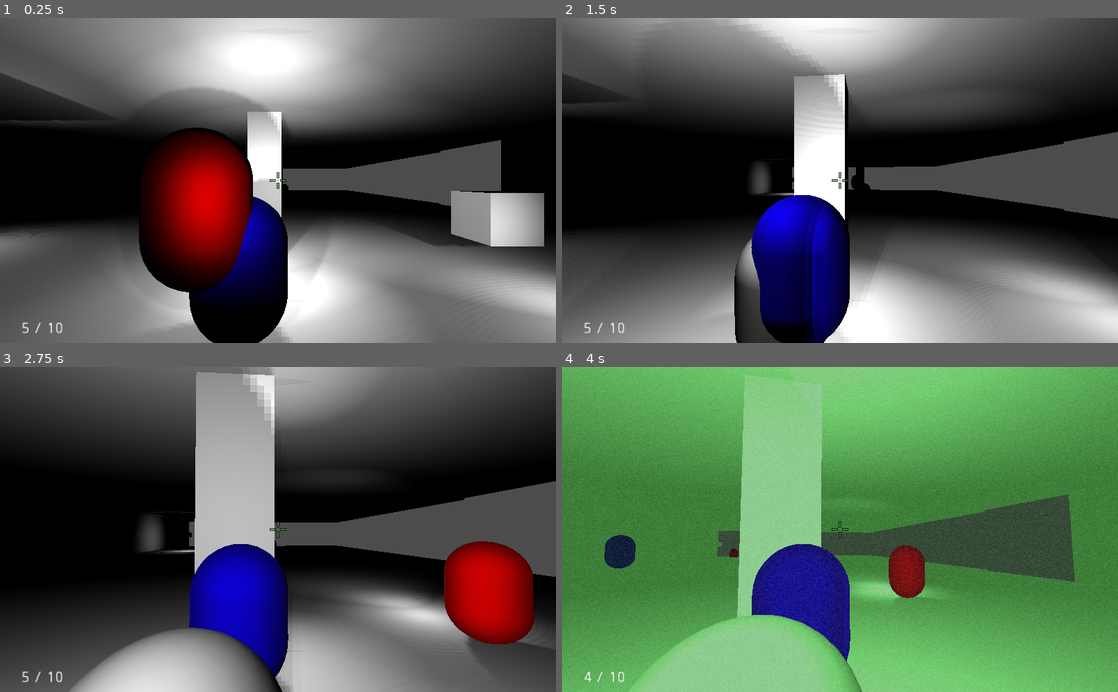
Above: before the commit, frames 1-4 (two rows, left to right).
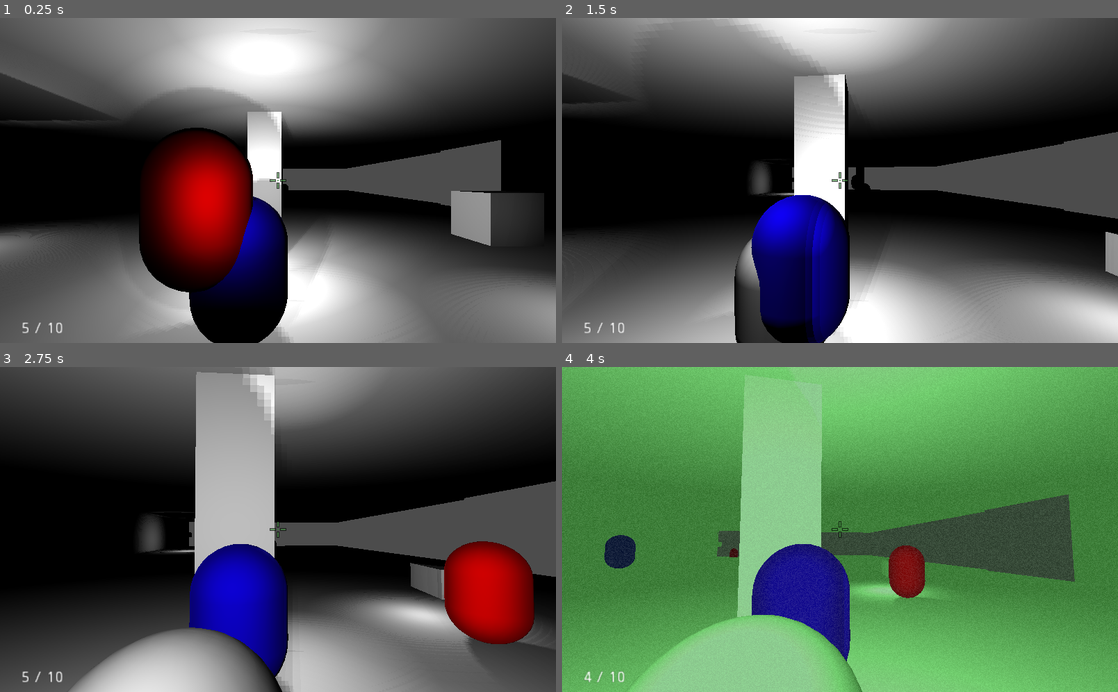
Above: after the commit, the same moments.

Repository: brennosouza/VS-Stealth
Game: Godot game, scene res://scenes/levels/test_level.tscn
Same seed, same stepped clock (60 frames per second), same inputs: the game is played once before the commit and once after it.
Inputs (mouse positions are in pixels of both pictures, inside the frame that each line leads up to):
- Up to frame 1 (0.25 s): no input
- Up to frame 2 (1.5 s): move the mouse to (867, 180) at 0.52 s; hold Ctrl (crouch) 0.53-1.28 s; hold Up (ui_up) from 0.53 s (still down); move the mouse to (812, 180) at 1.27 s; tap F (flashlight) at 1.35 s
- Up to frame 3 (2.75 s): keep holding Up (ui_up); move the mouse to (289, 523) at 2.02 s; tap E (interact) at 2.1 s
- Up to frame 4 (4 s): keep holding Up (ui_up); move the mouse to (834, 536) at 2.77 s; tap N (nightvision) at 2.85 s; move the mouse to (878, 532) at 3.52 s; click (878, 532) at 3.6 s

The runs differ from the first frame. In frame 1, 6.3% of the frame differs, in the area x 50-100%, y 53-92%; in frame 2, 3.6%; in frame 3, 1.6%; in frame 4, 0.1%.

Commit message:
Rotação de patrulha com slerp do basis

Diff:
--- a/scenes/characters/Enemy.gd
+++ b/scenes/characters/Enemy.gd
@@ -7,6 +7,7 @@
 var patrol_index = 0
 var velocity = Vector3.ZERO
 
+onready var dummyrotation = $DummyRotation
 export var patrol_rotate_speed = 0.5
 export var fast_rotate_speed = 0.3
 var rotate_speed = patrol_rotate_speed
@@ -33,12 +34,15 @@
 	var direction = target - global_transform.origin
 
 	#Codigo de virar para a direção sem tween
-	look_at(global_transform.origin + velocity,Vector3.UP)
+#	look_at(global_transform.origin + velocity,Vector3.UP)
 
-#	global_transform.basis = global_transform.basis.slerp(
-#		global_transform.looking_at(target, Vector3.UP).basis, delta * 5.0 )
-#	rotation_degrees.x = 0
-#	rotation_degrees.z = 0
+#	$DummyRotation.look_at(global_transform.origin + velocity,Vector3.UP)
+#	transform.interpolate_with(dummyrotation.transform, 1)
+
+	global_transform.basis = global_transform.basis.slerp(
+		global_transform.looking_at(global_transform.origin + velocity, Vector3.UP).basis, delta * 5.0 )
+	rotation_degrees.x = 0
+	rotation_degrees.z = 0
 
 #	var transform_to_rotate = self.global_transform.looking_at(global_transform.origin + velocity,Vector3.UP)
 #	tween.interpolate_property(self, "transform:basis", self.transform.basis, transform_to_rotate.basis, fast_rotate_speed, Tween.TRANS_LINEAR, Tween.EASE_IN)
--- a/scenes/characters/Enemy.tscn
+++ b/scenes/characters/Enemy.tscn
@@ -1,8 +1,21 @@
-[gd_scene load_steps=7 format=2]
+[gd_scene load_steps=10 format=2]
 
 [ext_resource path="res://scenes/guns/Gun.tscn" type="PackedScene" id=1]
 [ext_resource path="res://audio/footstep.wav" type="AudioStream" id=2]
 [ext_resource path="res://scenes/characters/Enemy.gd" type="Script" id=3]
+
+[sub_resource type="PrismMesh" id=4]
+size = Vector3( 1, 2, 1 )
+
+[sub_resource type="CylinderMesh" id=5]
+top_radius = 0.354
+bottom_radius = 0.5
+height = 1.5
+radial_segments = 6
+rings = 3
+
+[sub_resource type="PrismMesh" id=6]
+size = Vector3( 1, 1, 1 )
 
 [sub_resource type="SpatialMaterial" id=1]
 albedo_color = Color( 1, 0, 0, 1 )
@@ -16,6 +29,20 @@
 
 [node name="KinematicBody" type="KinematicBody" parent="."]
 script = ExtResource( 3 )
+
+[node name="DummyRotation" type="MeshInstance" parent="KinematicBody"]
+transform = Transform( 1, 0, 0, 0, -4.37114e-08, 1, 0, -1, -4.37114e-08, 0, 0, -2 )
+mesh = SubResource( 4 )
+material/0 = null
+
+[node name="DummyRotation3" type="CSGMesh" parent="KinematicBody"]
+transform = Transform( 1, 0, 0, 0, -4.37114e-08, 1, 0, -1, -4.37114e-08, 0, 0, -2 )
+visible = false
+mesh = SubResource( 5 )
+
+[node name="CSGMesh" type="CSGMesh" parent="KinematicBody/DummyRotation3"]
+transform = Transform( 1, 0, 0, 0, 1, 0, 0, 0, 1, 0, 1.11643, 4.88006e-08 )
+mesh = SubResource( 6 )
 
 [node name="MeshInstance" type="MeshInstance" parent="KinematicBody"]
 transform = Transform( 1, 0, 0, 0, -4.37114e-08, 1, 0, -1, -4.37114e-08, 0, 0, 0 )
